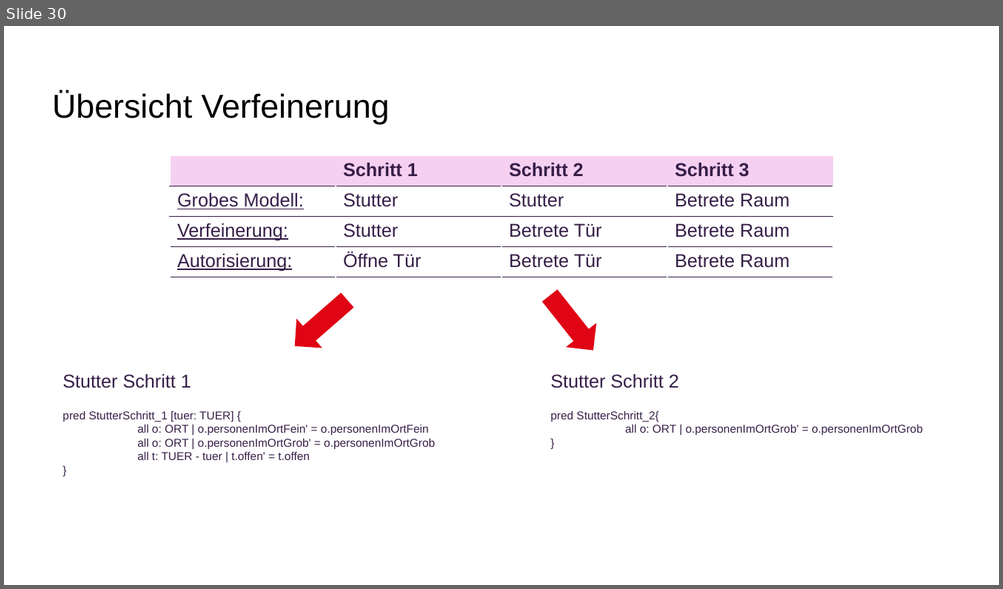
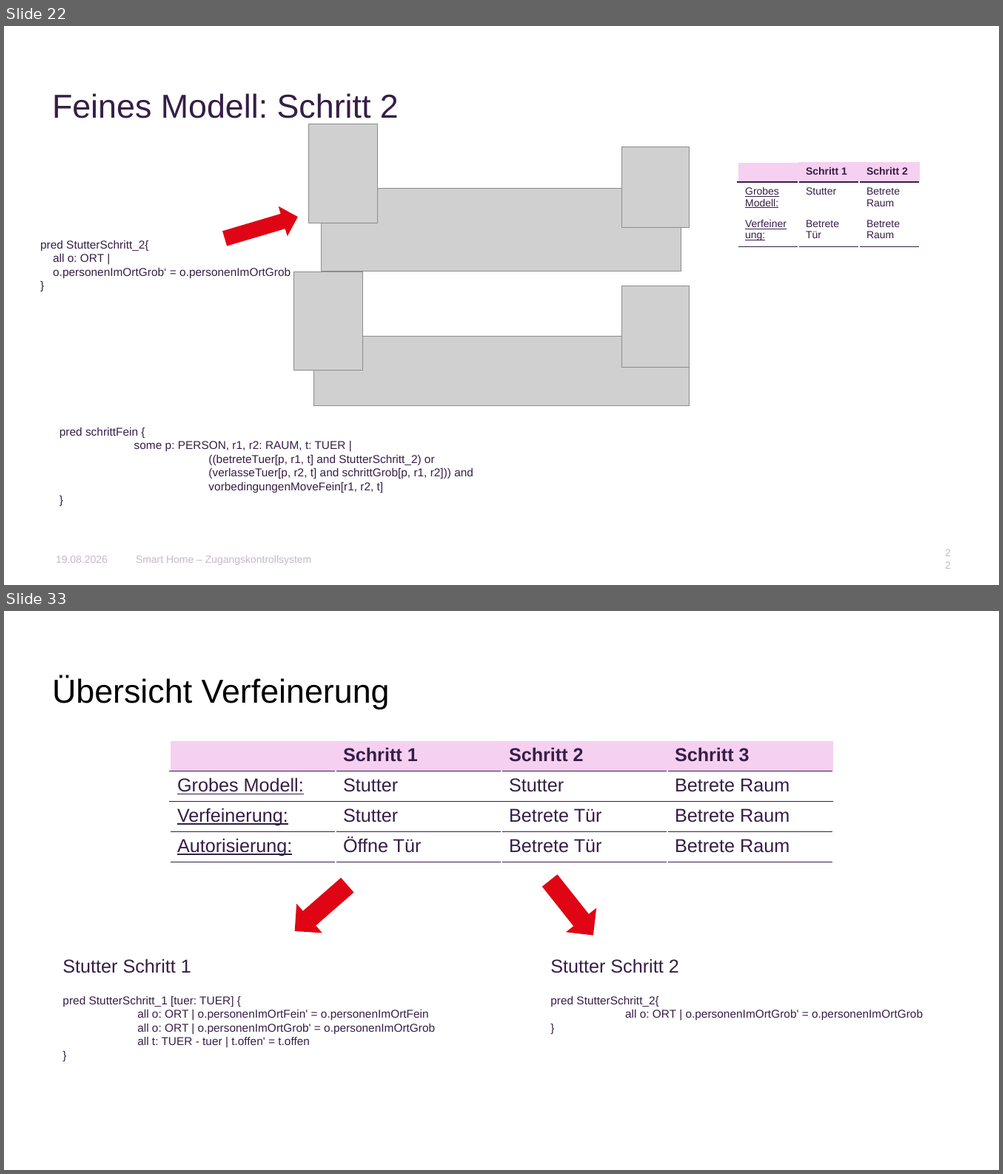
Before and after one commit to AnnaLiviaMartin/rs-smart-home, a slide deck: presentation/Smart_Home_Zugangskontrollsystem.pptx. Shown one above the other, each under a label of ours: slide 30 before the commit, slides 22 and 33 after it; the slides between them are not shown. The pictures are 1003x589 and 1003x1174 pixels, drawn with LibreOffice and Linux fonts; fonts in the diff are those of the drawing; grey boxes stand for pictures; background and template pictures are left out. Boxes give left, top, right and bottom in pixels: in the first picture for what was removed or moved away, otherwise in the second. Text is boxed around its words. In the diff, an @@ line names an element or a change of style, - is before the commit and + after.

```diff
--- a/presentation/Smart_Home_Zugangskontrollsystem.pptx
+++ b/presentation/Smart_Home_Zugangskontrollsystem.pptx
@@ slide 22 added at (4,26,999,585), background #FFFFFF @@
@@ title added at (52,93,398,124), 32 pt, text #361E47 @@
+Feines Modell: Schritt 2
@@ picture added at (309,124,378,223) @@
@@ picture added at (622,147,689,228) @@
@@ table added at (737,163,919,272), 4 rows, 3 columns @@
+ | Schritt 1 | Schritt 2
+Grobes Modell: | Stutter | Betrete Raum
+Verfeinerung: | Betrete Tür | Betrete Raum
+ |  | 
@@ right arrow added at (221,202,302,254), fill #E00514 @@
@@ picture added at (322,189,681,272) @@
@@ text added at (40,241,290,278), 11 pt, text #361E47 @@
+pred StutterSchritt_2{
+all o: ORT |
+o.personenImOrtGrob‘ = o.personenImOrtGrob
+}
@@ picture added at (294,272,363,371) @@
@@ picture added at (622,286,689,368) @@
@@ picture added at (313,336,689,406) @@
@@ text added at (60,428,473,493), 11 pt, text #361E47 @@
+pred schrittFein {
+some p: PERSON, r1, r2: RAUM, t: TUER |
+((betreteTuer[p, r1, t] and StutterSchritt_2) or
+(verlasseTuer[p, r2, t] and schrittGrob[p, r1, r2])) and
+vorbedingungenMoveFein[r1, r2, t]
+}
@@ text added at (56,556,108,563), 10 pt, text #C4B9C8 @@
+19.08.2026
@@ text added at (136,556,312,565), 10 pt, text #C4B9C8 @@
+Smart Home – Zugangskontrollsystem
@@ page number added at (940,550,955,570), 10 pt, text #C4B9C8 @@
+22
@@ what was slide 30 is now slide 33 @@
```
Also in this commit, not shown: 20 slides changed, 2 other slides added.
